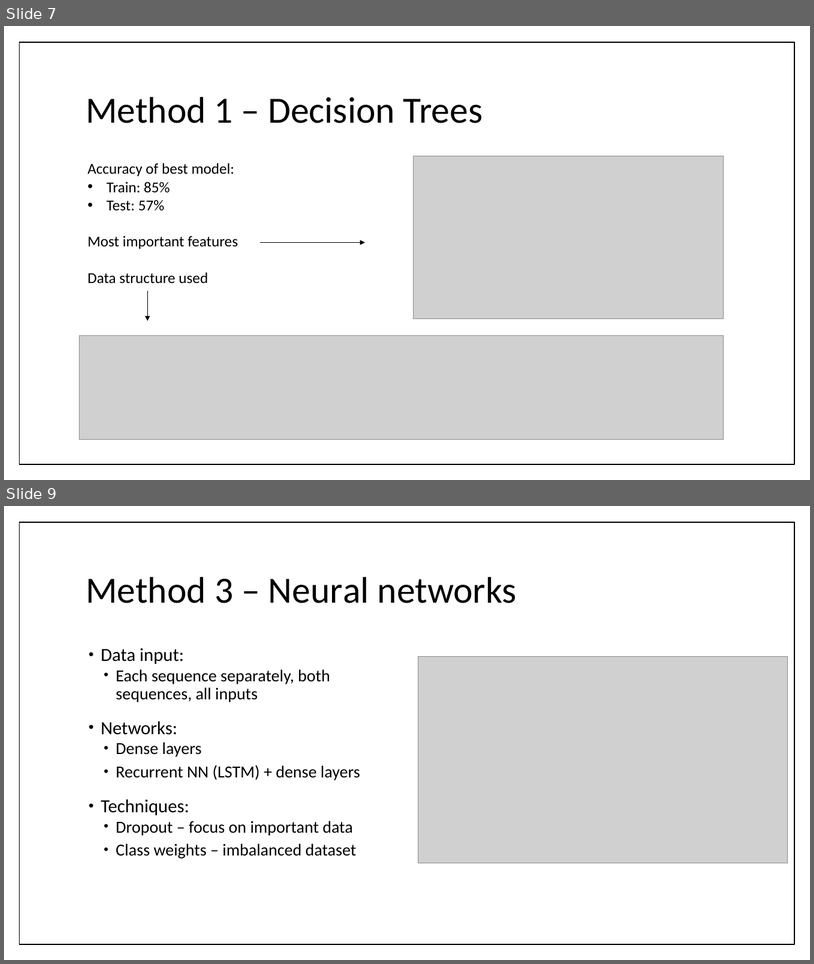
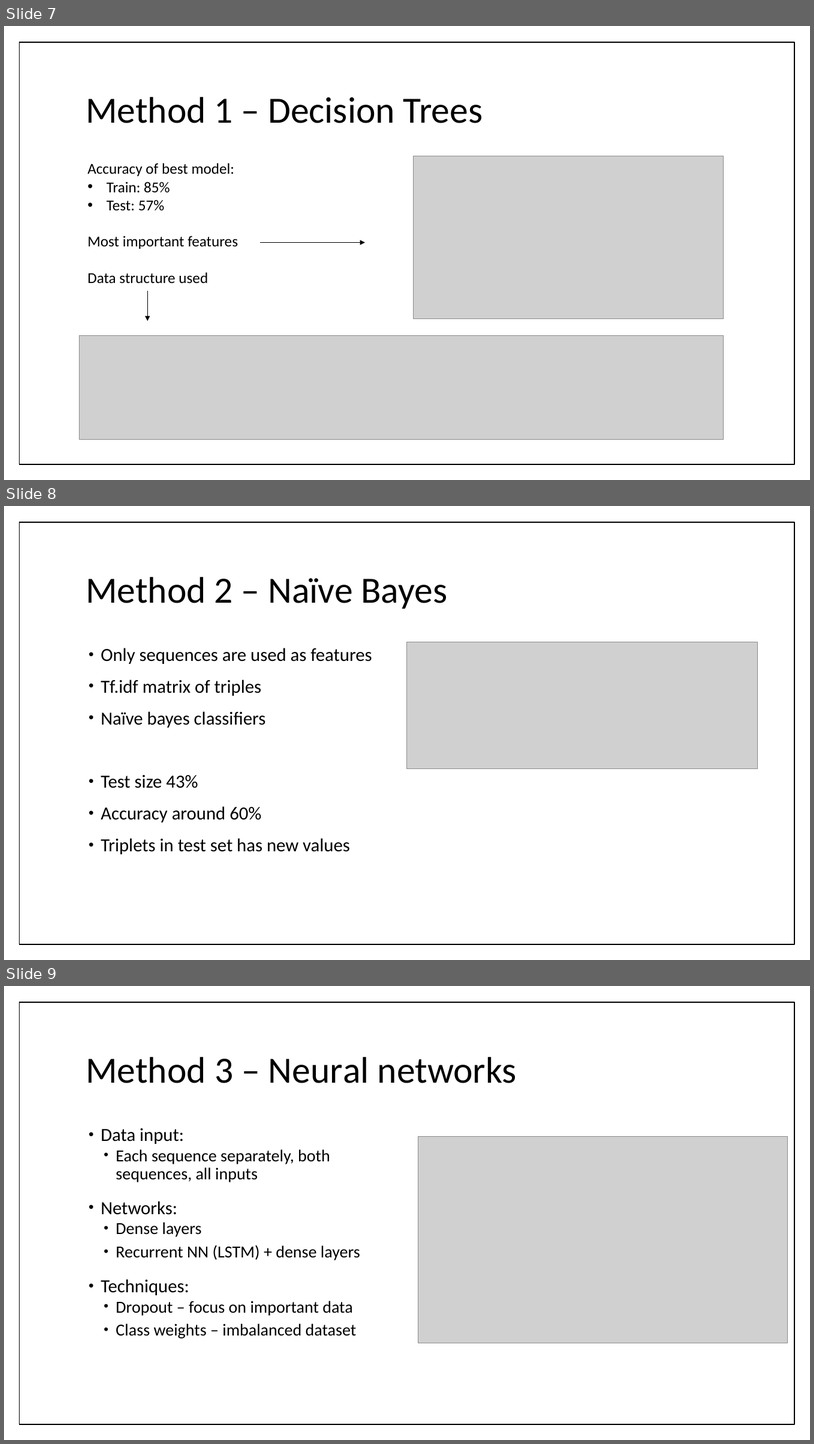
Before and after one commit to bl1zzardx/hivprogression, a slide deck: hivprogression/peer-seminar.pptx. Shown one above the other, each under a label of ours: slides 7 and 9 before the commit, slides 7, 8 and 9 after it; the slides between them are not shown. The pictures are 814x964 and 814x1444 pixels, drawn with LibreOffice and Linux fonts; fonts in the diff are those of the drawing; grey boxes stand for pictures. Boxes give left, top, right and bottom in pixels: in the first picture for what was removed or moved away, otherwise in the second. Text is boxed around its words. In the diff, an @@ line names an element or a change of style, - is before the commit and + after.

```diff
--- a/hivprogression/peer-seminar.pptx
+++ b/hivprogression/peer-seminar.pptx
@@ slide 8 added at bbox=[4, 506, 810, 960], background #FFFFFF; not listed: 1 template element that a slide beside it also shows @@
@@ title added at bbox=[86, 577, 448, 609], 44 pt, text #000000 @@
+Method 2 – Naïve Bayes
@@ text added at bbox=[101, 648, 372, 854], 22 pt, text #000000 @@
+• Only sequences are used as features
+• Tf.idf matrix of triples
+• Naïve bayes classifiers
+• Test size 43%
+• Accuracy around 60%
+• Triplets in test set has new values
@@ picture added at bbox=[408, 642, 758, 769] @@
```
Also in this commit, not shown: 3 slides changed, 3 slides removed.
